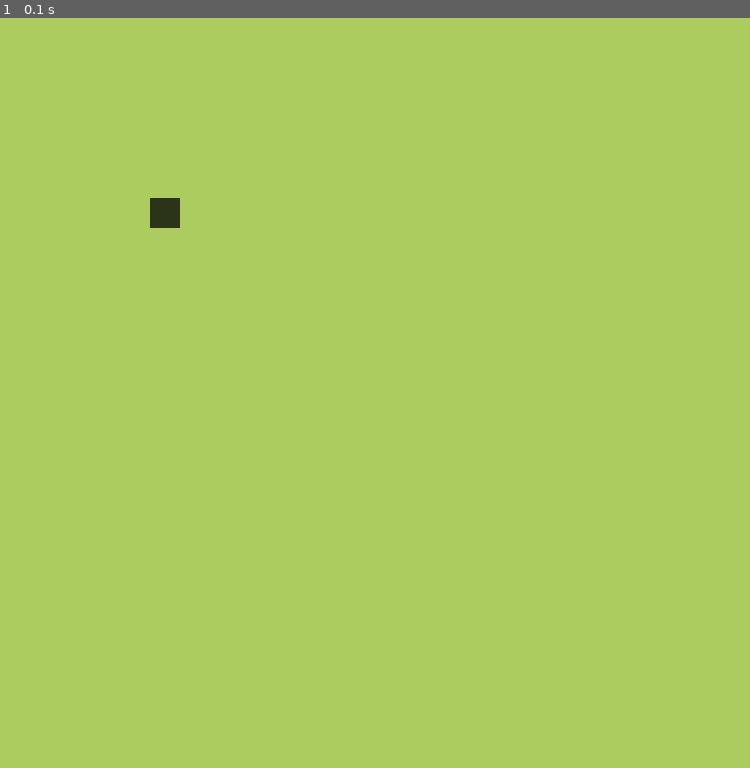
Above: before the commit, frame 1.
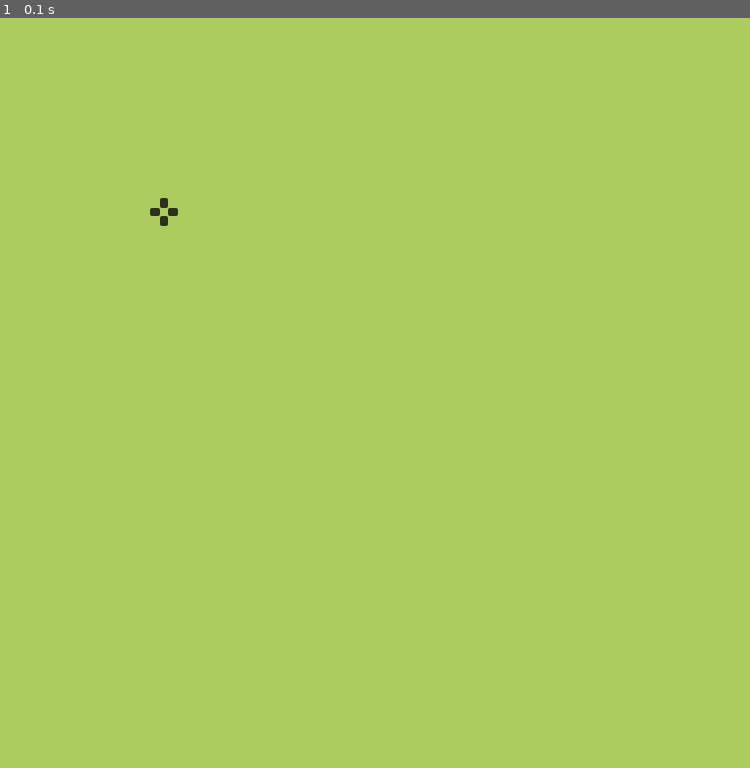
Above: after the commit, the same moment.

Repository: Trickaay/Pygame---Snake
Game: pygame game, started from snake.py
The game is run twice, just before and just after one commit, with the same random seed, the same clock (stepped at 60 frames per second) and the same inputs.
Inputs:
- Up to frame 1 (0.1 s): no input

The runs differ from the first frame. In frame 1, 0.1% of the frame differs, in the area x 20-24%, y 24-28%.

Commit message:
Added assets

Diff:
--- a/snake.py
+++ b/snake.py
@@ -15,7 +15,7 @@
 
     def draw(self):
         food_rect = pygame.Rect(self.position.x*cell_size, self.position.y*cell_size, cell_size, cell_size)
-        pygame.draw.rect(screen, DARK_GREEN, food_rect)
+        screen.blit(food_surface, food_rect)
 
 screen = pygame.display.set_mode((cell_size*number_of_cells, cell_size*number_of_cells))
 
@@ -24,6 +24,7 @@
 clock = pygame.time.Clock()
 
 food = Food()
+food_surface = pygame.image.load("Assets/food.png").convert_alpha()
 
 while True:
     for event in pygame.event.get():
Binary file added: Assets/food.png
Not shown, added: Assets/eat.mp3
Not shown, added: Assets/wall.mp3
